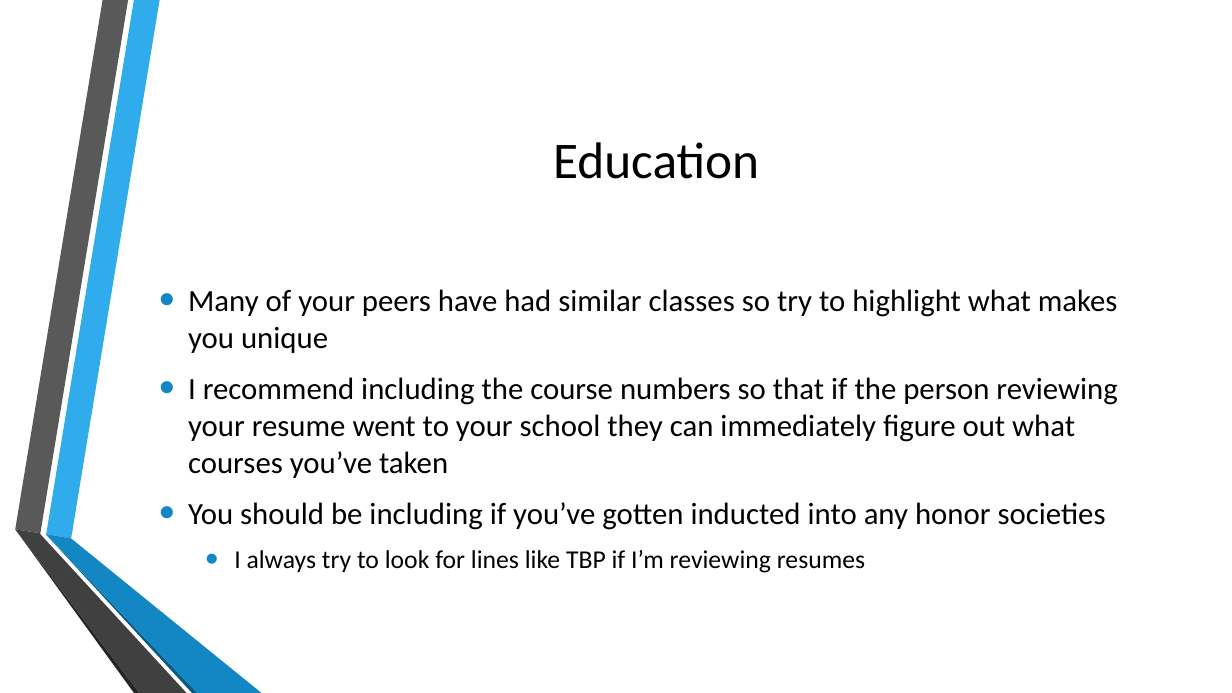
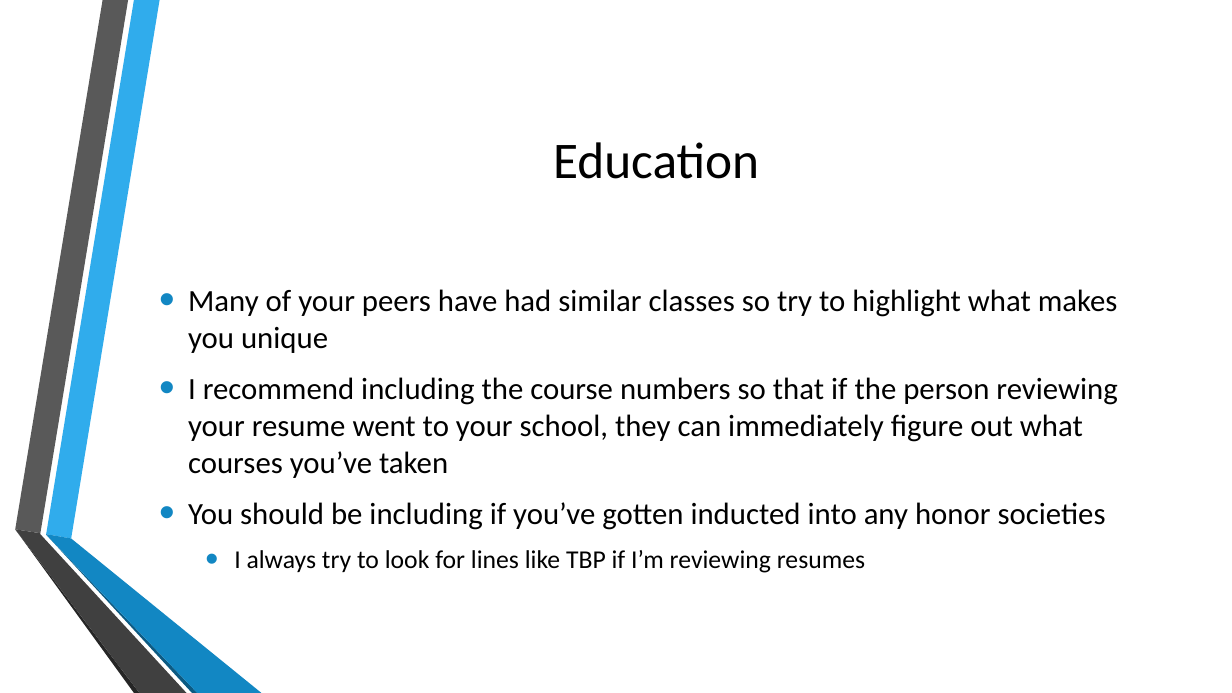
Before and after one commit to prakitmohal/presentations, a slide deck: slide 10 of Resumes 101.pptx. Drawn at 1232x693 pixels with LibreOffice and Linux fonts; fonts in the diff are those of the drawing; background and template pictures are left out. Boxes give left, top, right and bottom in pixels: in the first picture for what was removed or moved away, otherwise in the second. Text is boxed around its words. In the diff, an @@ line names an element or a change of style, - is before the commit and + after.

```diff
--- a/Resumes 101.pptx
+++ b/Resumes 101.pptx
@@ text at (188,377,1117,478): text changed @@
-• I recommend including the course numbers so that if the person reviewing your resume went to your school they can immediately figure out what courses you’ve taken
+• I recommend including the course numbers so that if the person reviewing your resume went to your school, they can immediately figure out what courses you’ve taken
```
Also in this commit, not shown: 15 other slides changed, 1 slide added, 1 other file.
